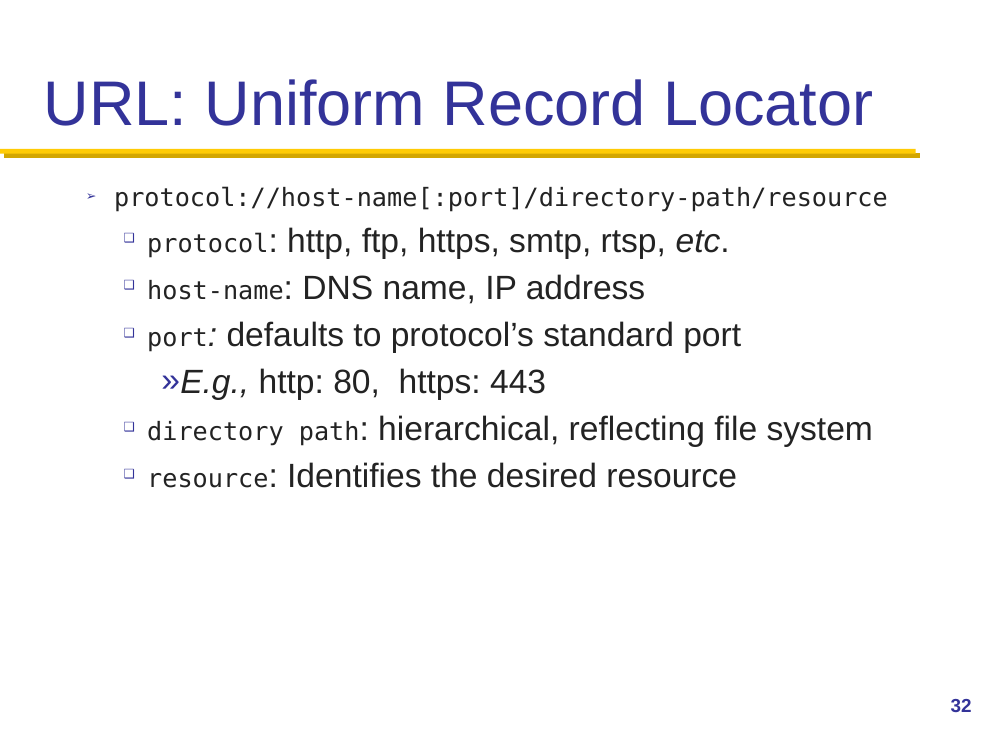
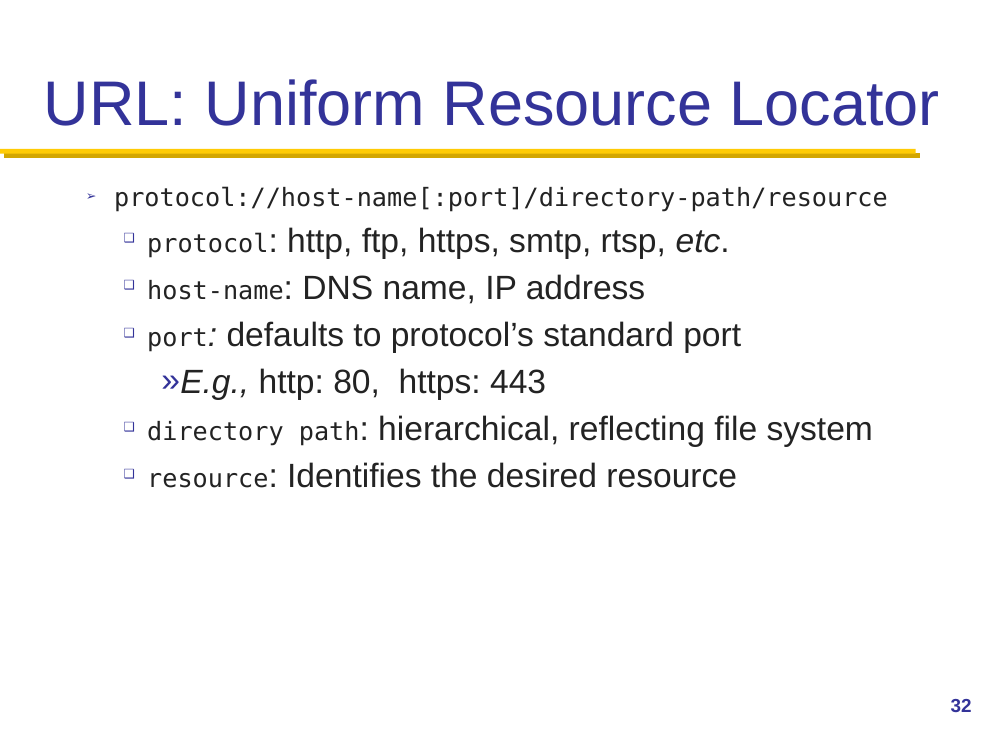
Before and after one commit to henryhxu/CSCI4430-ESTR4120, a slide deck: slide 32 of lec/lec3.pptx. Drawn at 1008x756 pixels with LibreOffice and Linux fonts; fonts in the diff are those of the drawing. Boxes give left, top, right and bottom in pixels: in the first picture for what was removed or moved away, otherwise in the second. Text is boxed around its words. In the diff, an @@ line names an element or a change of style, - is before the commit and + after.

Commit message:
URL fixed finally

```diff
--- a/lec/lec3.pptx
+++ b/lec/lec3.pptx
@@ title at [44, 79, 940, 126]: text changed @@
-URL: Uniform Record Locator
+URL: Uniform Resource Locator
```
